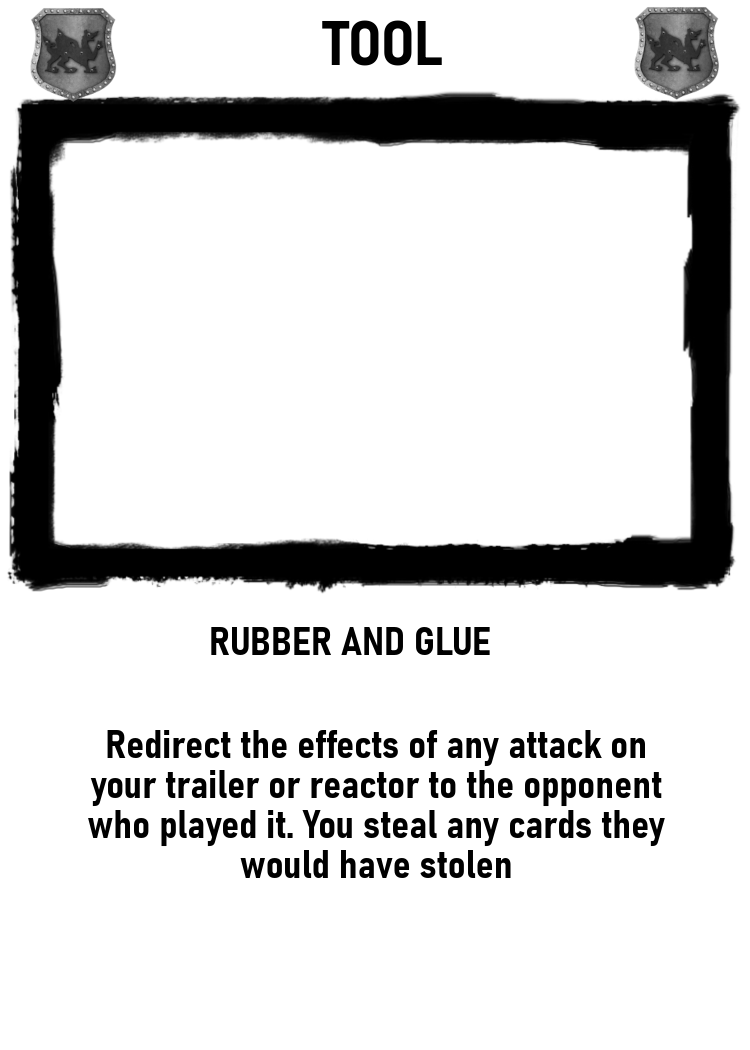
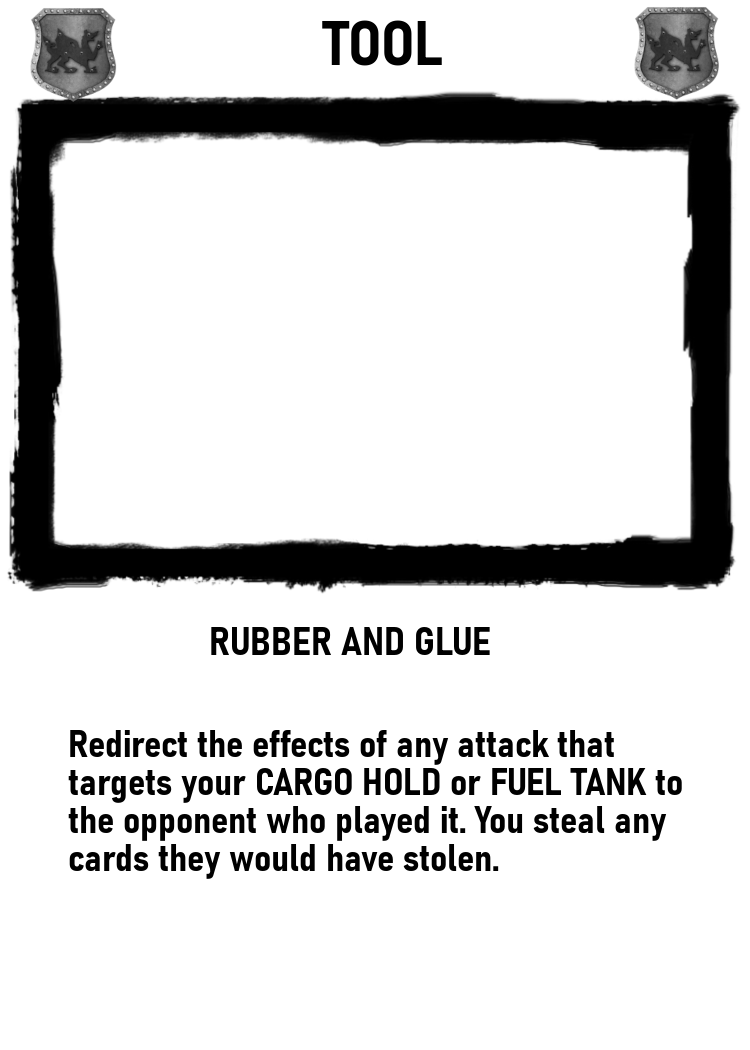
Revision of a layered 750 × 1050 image; what changed, layer by layer:
painted on "Redirect the effects of any at..." over (x1=68, y1=730, x2=682, y2=879)
